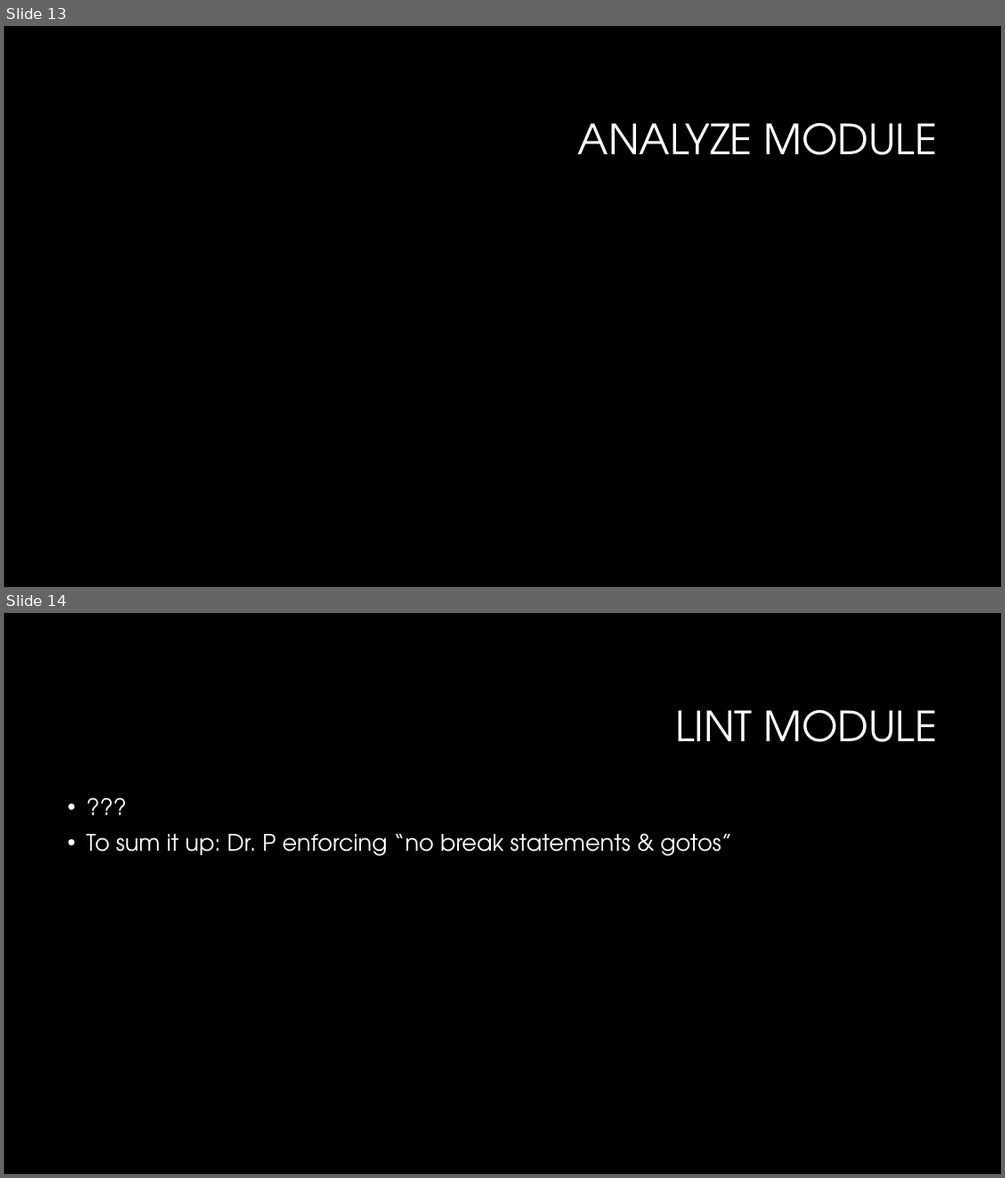
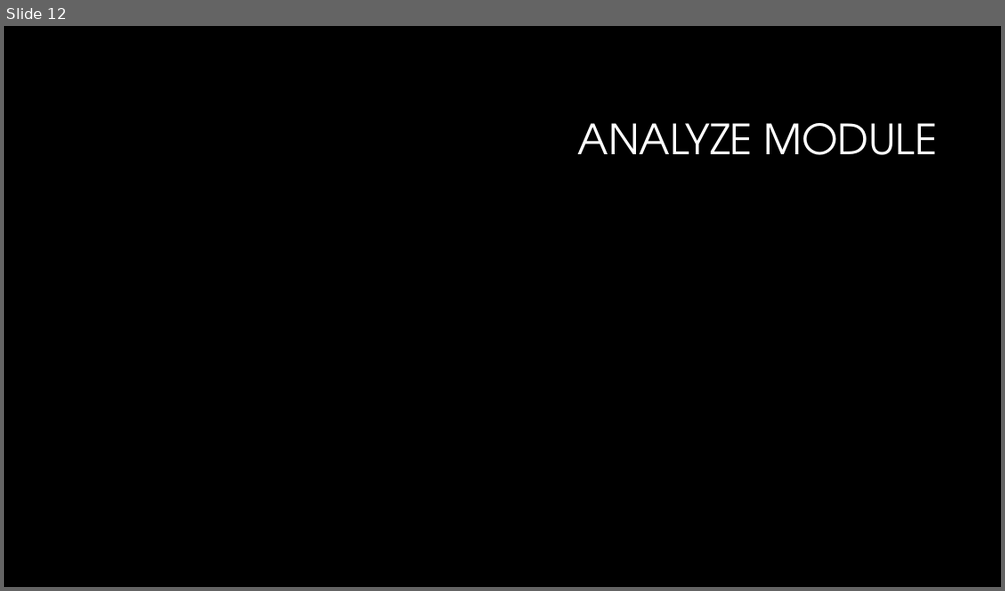
Before and after one commit to rtedeschi/CASP, a slide deck: Weekly Updates/Final Presentation/CASP Final.pptx. Shown one above the other, each under a label of ours: slides 13 and 14 before the commit, slide 12 after it. The pictures are 1005x1178 and 1005x591 pixels, drawn with LibreOffice and Linux fonts; fonts in the diff are those of the drawing; background and template pictures are left out. Boxes give left, top, right and bottom in pixels: in the first picture for what was removed or moved away, otherwise in the second. Text is boxed around its words. In the diff, an @@ line names an element or a change of style, - is before the commit and + after.

```diff
--- a/Weekly Updates/Final Presentation/CASP Final.pptx
+++ b/Weekly Updates/Final Presentation/CASP Final.pptx
@@ slide 14 removed at [4,613,1001,1174], background #000000 @@
@@ title removed at [675,710,937,742] @@
-LINT MODULE
@@ text removed at [86,834,732,856] @@
-• ???
-• To sum it up: Dr. P enforcing “no break statements & gotos”
@@ what was slide 13 is now slide 12 @@
```
Also in this commit, not shown: 4 slides changed, 1 other slide removed, 18 other files.
